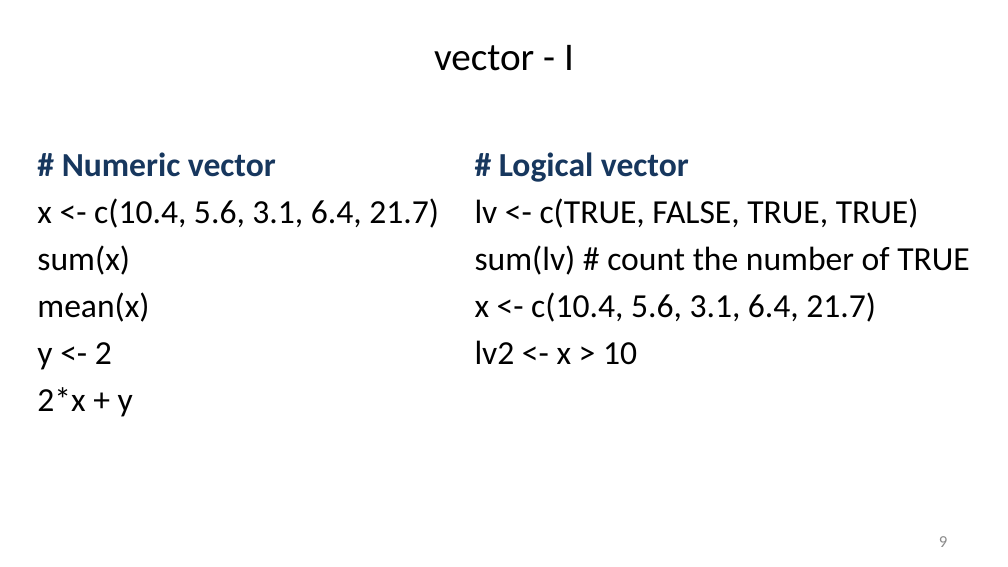
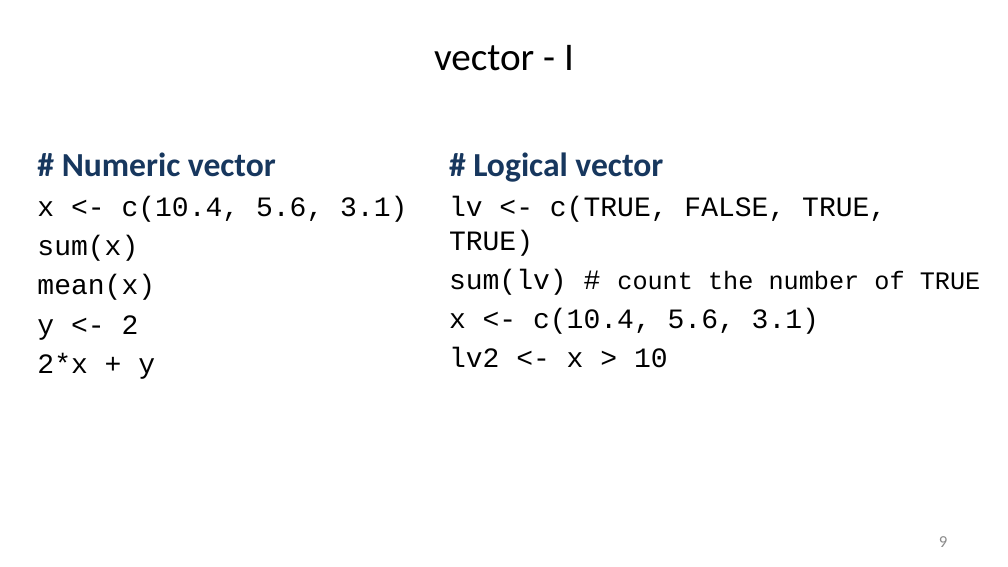
Before and after one commit to liu3zhenlab/teaching, a slide deck: slide 9 of PLPTH813Bioinformatis/2025/2_lab/lab07_R.pptx. Drawn at 1008x567 pixels with LibreOffice and Linux fonts; fonts in the diff are those of the drawing. Boxes give left, top, right and bottom in pixels: in the first picture for what was removed or moved away, otherwise in the second. Text is boxed around its words. In the diff, an @@ line names an element or a change of style, - is before the commit and + after.

```diff
--- a/PLPTH813Bioinformatis/2025/2_lab/lab07_R.pptx
+++ b/PLPTH813Bioinformatis/2025/2_lab/lab07_R.pptx
@@ text "# Logical vector": place and size @@
-text "# Logical vector" at [475, 152, 970, 365]
+text "# Logical vector" at [449, 152, 980, 368]
@@ text at [37, 196, 407, 222]: text changed; size 24 to 20 pt; font Calibri to Courier New @@
-x <- c(10.4, 5.6, 3.1, 6.4, 21.7)
+x <- c(10.4, 5.6, 3.1)
@@ text at [449, 196, 980, 368]: size 24 to 20 pt in "lv <- c(TRUE, FALSE, TRUE, TRUE)", "sum(lv) #", "lv2 <- x > 10"; font Calibri to Courier New in "lv <- c(TRUE, FALSE, TRUE, TRUE)", "sum(lv) # count the number of TRUE", "lv2 <- x > 10"; size 24 to 18 pt in "count the number of TRUE"; less space between paragraphs @@
@@ text at [37, 235, 155, 379]: size 24 to 20 pt, font Calibri to Courier New in "sum(x)", "mean(x)", "y <- 2", "2*x + y" @@
@@ text at [449, 308, 819, 334]: text changed; size 24 to 20 pt; font Calibri to Courier New @@
-x <- c(10.4, 5.6, 3.1, 6.4, 21.7)
+x <- c(10.4, 5.6, 3.1)
```
Also in this commit, not shown: 26 other slides changed, 2 other files.
